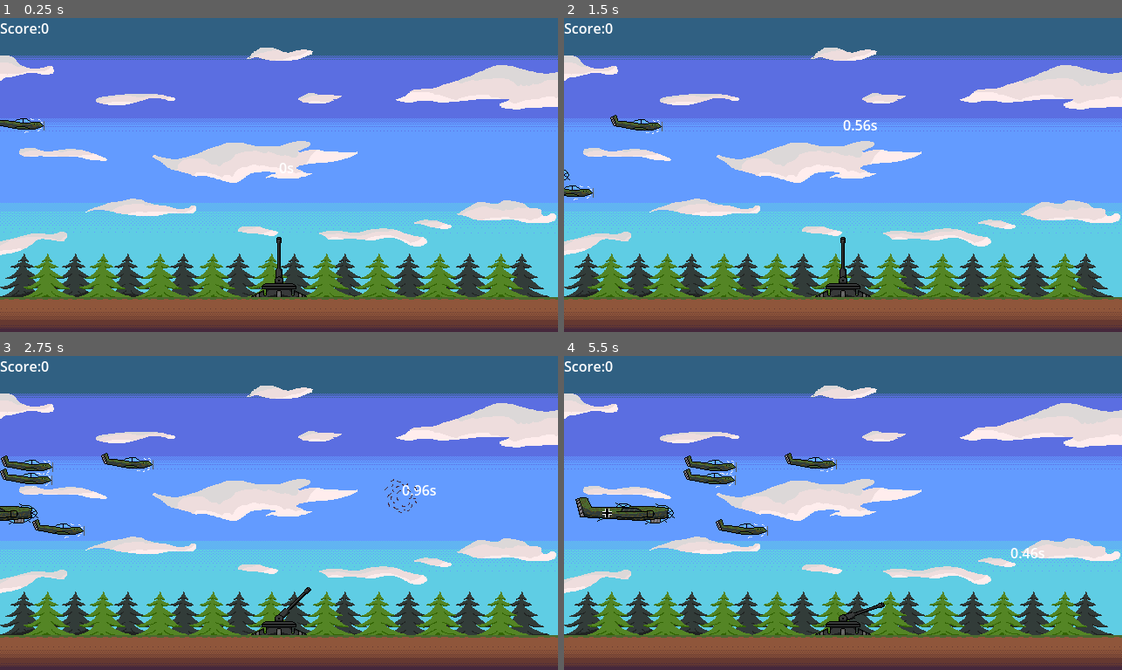
Above: before the commit, frames 1-4 (two rows, left to right).
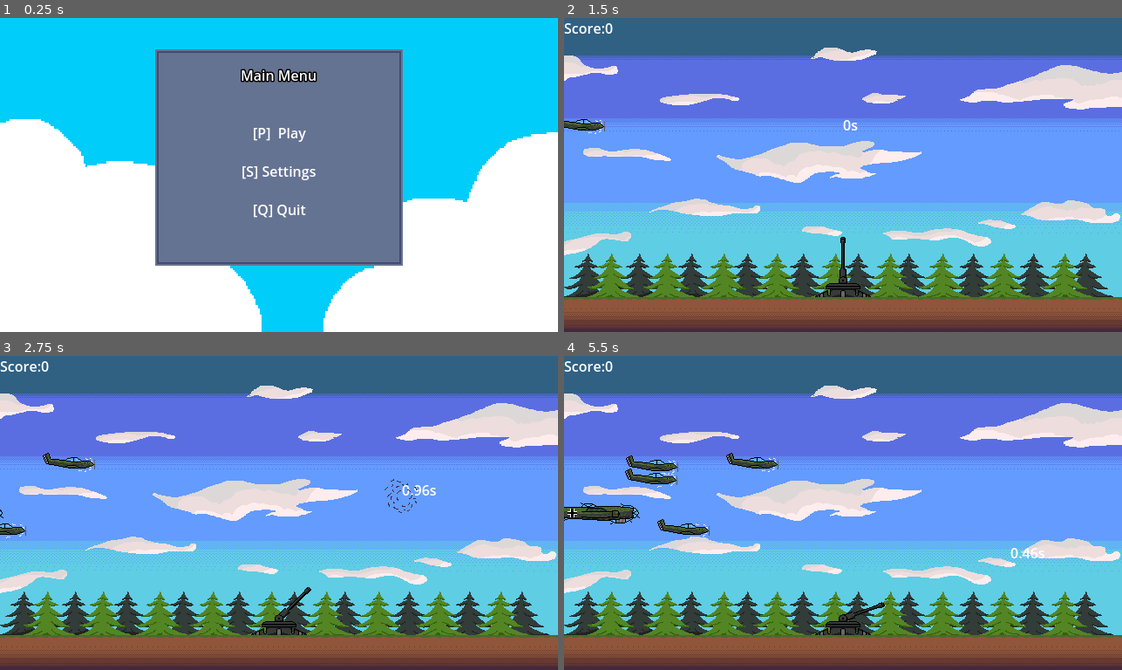
Above: after the commit, the same moments.

Repository: knyaz26/AA-Defence
Game: Godot game, scene res://game/main_menu/main_menu.tscn
Same seed, same stepped clock (60 frames per second), same inputs: the game is played once before the commit and once after it. Before the commit the project starts from res://game/main_map/main_map.tscn.
Inputs (mouse positions are in pixels of both pictures, inside the frame that each line leads up to):
- Up to frame 1 (0.25 s): no input
- Up to frame 2 (1.5 s): click (843, 171) at 0.5 s, where only the run after the commit has a clickable "[S] Settings"; click (843, 131) at 1.25 s, where only the run after the commit has a clickable "[P] Play"
- Up to frame 3 (2.75 s): tap Enter at 2 s; move the mouse to (401, 497) at 2.02 s; hold P from 2.03 s (still down); click (401, 497) at 2.17 s; tap Q at 2.3 s
- Up to frame 4 (5.5 s): move the mouse to (731, 528) at 2.77 s; release P at 2.78 s; hold S 2.78-3.53 s; tap Q at 2.85 s; tap P at 3.05, 4.35 s; move the mouse to (898, 443) at 3.52 s; hold Q 3.53-4.28 s; click (898, 443) at 3.6 s; move the mouse to (815, 575) at 4.27 s; click (815, 575) at 4.42 s; move the mouse to (1010, 560) at 5.02 s; hold S from 5.03 s (still down); hold Q from 5.03 s (still down)

The runs differ from the first frame. In frame 1, 99% of the frame differs, in the area x 0-100%, y 0-100%; in frame 2, 0.7%; in frame 3, 1.6%; in frame 4, 2.8%.

Commit message:
added main menu

Diff:
--- a/game/bomber/bomber.tscn
+++ b/game/bomber/bomber.tscn
@@ -3,7 +3,7 @@
 [ext_resource type="Script" path="res://game/bomber/bomber.gd" id="1_md0hl"]
 [ext_resource type="Texture2D" uid="uid://bwhk3ig1drq40" path="res://game/bomber/bomber1.png" id="2_qnmaf"]
 [ext_resource type="Texture2D" uid="uid://5kfb2oa4yqmy" path="res://game/bomber/bomber2.png" id="3_mfk1v"]
-[ext_resource type="Texture2D" uid="uid://3i3hult7srtp" path="res://smoke.png" id="4_x0ydy"]
+[ext_resource type="Texture2D" uid="uid://3i3hult7srtp" path="res://game/plane/smoke.png" id="4_x0ydy"]
 
 [sub_resource type="SpriteFrames" id="SpriteFrames_0wysx"]
 animations = [{
--- /dev/null
+++ b/game/main_menu/main_menu.gd
@@ -0,0 +1,29 @@
+extends Control
+
+
+func _ready() -> void:
+	pass # Replace with function body.
+
+
+func _process(delta: float) -> void:
+	check_for_player_input()
+
+func check_for_player_input():
+	if(Input.is_key_pressed(KEY_P)):
+		get_tree().change_scene_to_file("res://game/main_map/main_map.tscn")
+	if(Input.is_key_pressed(KEY_S)):
+		#this line switches to options menu
+		pass
+	if(Input.is_key_pressed(KEY_Q)):
+		get_tree().quit()
+
+func _on_texture_button_pressed() -> void:
+	get_tree().change_scene_to_file("res://game/main_map/main_map.tscn")
+
+
+func _on_texture_button_2_pressed() -> void:
+	pass #this line swiches to options menu.
+
+
+func _on_texture_button_3_pressed() -> void:
+	get_tree().quit()
--- /dev/null
+++ b/game/main_menu/main_menu.tscn
@@ -0,0 +1,128 @@
+[gd_scene load_steps=8 format=3 uid="uid://n38piyjvrvlx"]
+
+[ext_resource type="Texture2D" uid="uid://qg0af756hflt" path="res://game/main_menu/background_main_menu.png" id="1_gt60v"]
+[ext_resource type="Script" path="res://game/main_menu/main_menu.gd" id="1_kunr0"]
+[ext_resource type="Texture2D" uid="uid://b1u3wg4xtwdlv" path="res://game/main_menu/button_hover_main_menu.png" id="2_p07q4"]
+
+[sub_resource type="StyleBoxEmpty" id="StyleBoxEmpty_8pa5o"]
+
+[sub_resource type="StyleBoxEmpty" id="StyleBoxEmpty_lkce6"]
+
+[sub_resource type="StyleBoxEmpty" id="StyleBoxEmpty_l44pa"]
+
+[sub_resource type="StyleBoxEmpty" id="StyleBoxEmpty_jjeq6"]
+
+[node name="Control" type="Control"]
+layout_mode = 3
+anchors_preset = 15
+anchor_right = 1.0
+anchor_bottom = 1.0
+grow_horizontal = 2
+grow_vertical = 2
+script = ExtResource("1_kunr0")
+
+[node name="TextureRect" type="TextureRect" parent="."]
+layout_mode = 1
+anchors_preset = 15
+anchor_right = 1.0
+anchor_bottom = 1.0
+grow_horizontal = 2
+grow_vertical = 2
+texture = ExtResource("1_gt60v")
+
+[node name="VBoxContainer" type="VBoxContainer" parent="TextureRect"]
+layout_mode = 1
+anchors_preset = 15
+anchor_right = 1.0
+anchor_bottom = 1.0
+grow_horizontal = 2
+grow_vertical = 2
+
+[node name="HSeparator" type="HSeparator" parent="TextureRect/VBoxContainer"]
+custom_minimum_size = Vector2(0, 50)
+layout_mode = 2
+theme_override_styles/separator = SubResource("StyleBoxEmpty_8pa5o")
+
+[node name="Label" type="Label" parent="TextureRect/VBoxContainer"]
+layout_mode = 2
+size_flags_horizontal = 4
+theme_override_constants/outline_size = 6
+text = "Main Menu"
+
+[node name="HSeparator3" type="HSeparator" parent="TextureRect/VBoxContainer"]
+custom_minimum_size = Vector2(0, 30)
+layout_mode = 2
+theme_override_styles/separator = SubResource("StyleBoxEmpty_lkce6")
+
+[node name="TextureButton" type="TextureButton" parent="TextureRect/VBoxContainer"]
+layout_mode = 2
+size_flags_horizontal = 4
+texture_hover = ExtResource("2_p07q4")
+
+[node name="Label" type="Label" parent="TextureRect/VBoxContainer/TextureButton"]
+layout_mode = 1
+anchors_preset = 8
+anchor_left = 0.5
+anchor_top = 0.5
+anchor_right = 0.5
+anchor_bottom = 0.5
+offset_left = -30.5
+offset_top = -11.5
+offset_right = 30.5
+offset_bottom = 11.5
+grow_horizontal = 2
+grow_vertical = 2
+text = "[P]  Play"
+
+[node name="HSeparator2" type="HSeparator" parent="TextureRect/VBoxContainer"]
+layout_mode = 2
+theme_override_styles/separator = SubResource("StyleBoxEmpty_l44pa")
+
+[node name="TextureButton2" type="TextureButton" parent="TextureRect/VBoxContainer"]
+layout_mode = 2
+size_flags_horizontal = 4
+texture_hover = ExtResource("2_p07q4")
+
+[node name="Label" type="Label" parent="TextureRect/VBoxContainer/TextureButton2"]
+layout_mode = 1
+anchors_preset = 8
+anchor_left = 0.5
+anchor_top = 0.5
+anchor_right = 0.5
+anchor_bottom = 0.5
+offset_left = -43.0
+offset_top = -11.5
+offset_right = 43.0
+offset_bottom = 11.5
+grow_horizontal = 2
+grow_vertical = 2
+text = "[S] Settings"
+
+[node name="HSeparator4" type="HSeparator" parent="TextureRect/VBoxContainer"]
+layout_mode = 2
+theme_override_styles/separator = SubResource("StyleBoxEmpty_jjeq6")
+
+[node name="TextureButton3" type="TextureButton" parent="TextureRect/VBoxContainer"]
+layout_mode = 2
+size_flags_horizontal = 4
+texture_hover = ExtResource("2_p07q4")
+
+[node name="Label" type="Label" parent="TextureRect/VBoxContainer/TextureButton3"]
+layout_mode = 1
+anchors_preset = 8
+anchor_left = 0.5
+anchor_top = 0.5
+anchor_right = 0.5
+anchor_bottom = 0.5
+offset_left = -30.5
+offset_top = -11.5
+offset_right = 30.5
+offset_bottom = 11.5
+grow_horizontal = 2
+grow_vertical = 2
+text = "[Q] Quit
+"
+
+[connection signal="pressed" from="TextureRect/VBoxContainer/TextureButton" to="." method="_on_texture_button_pressed"]
+[connection signal="pressed" from="TextureRect/VBoxContainer/TextureButton2" to="." method="_on_texture_button_2_pressed"]
+[connection signal="pressed" from="TextureRect/VBoxContainer/TextureButton3" to="." method="_on_texture_button_3_pressed"]
--- a/game/plane/plane.tscn
+++ b/game/plane/plane.tscn
@@ -3,7 +3,7 @@
 [ext_resource type="Texture2D" uid="uid://bsqmrduutffmb" path="res://game/plane/sprite_plane.png" id="1_2x3ci"]
 [ext_resource type="Script" path="res://game/plane/plane.gd" id="1_iecwl"]
 [ext_resource type="Texture2D" uid="uid://dogy3r5dfxvl2" path="res://game/plane/sprite_plane_2.png" id="2_ad4hp"]
-[ext_resource type="Texture2D" uid="uid://3i3hult7srtp" path="res://smoke.png" id="4_eac2k"]
+[ext_resource type="Texture2D" uid="uid://3i3hult7srtp" path="res://game/plane/smoke.png" id="4_eac2k"]
 
 [sub_resource type="SpriteFrames" id="SpriteFrames_0wysx"]
 animations = [{
--- a/project.godot
+++ b/project.godot
@@ -11,7 +11,7 @@
 [application]
 
 config/name="AA Defence"
-run/main_scene="res://game/main_map/main_map.tscn"
+run/main_scene="res://game/main_menu/main_menu.tscn"
 config/features=PackedStringArray("4.3", "GL Compatibility")
 config/icon="res://icon.svg"
 
Renamed: smoke.png -> game/bomber/smok.png
Not shown, changed: game/bomber/smok.png.import
Binary file added: game/main_menu/background_main_menu.png
Not shown, added: game/main_menu/background_main_menu.png.import
Binary file added: game/main_menu/button_hover_main_menu.png
Not shown, added: game/main_menu/button_hover_main_menu.png.import
Binary file added: game/plane/smoke.png
Not shown, added: game/plane/smoke.png.import
